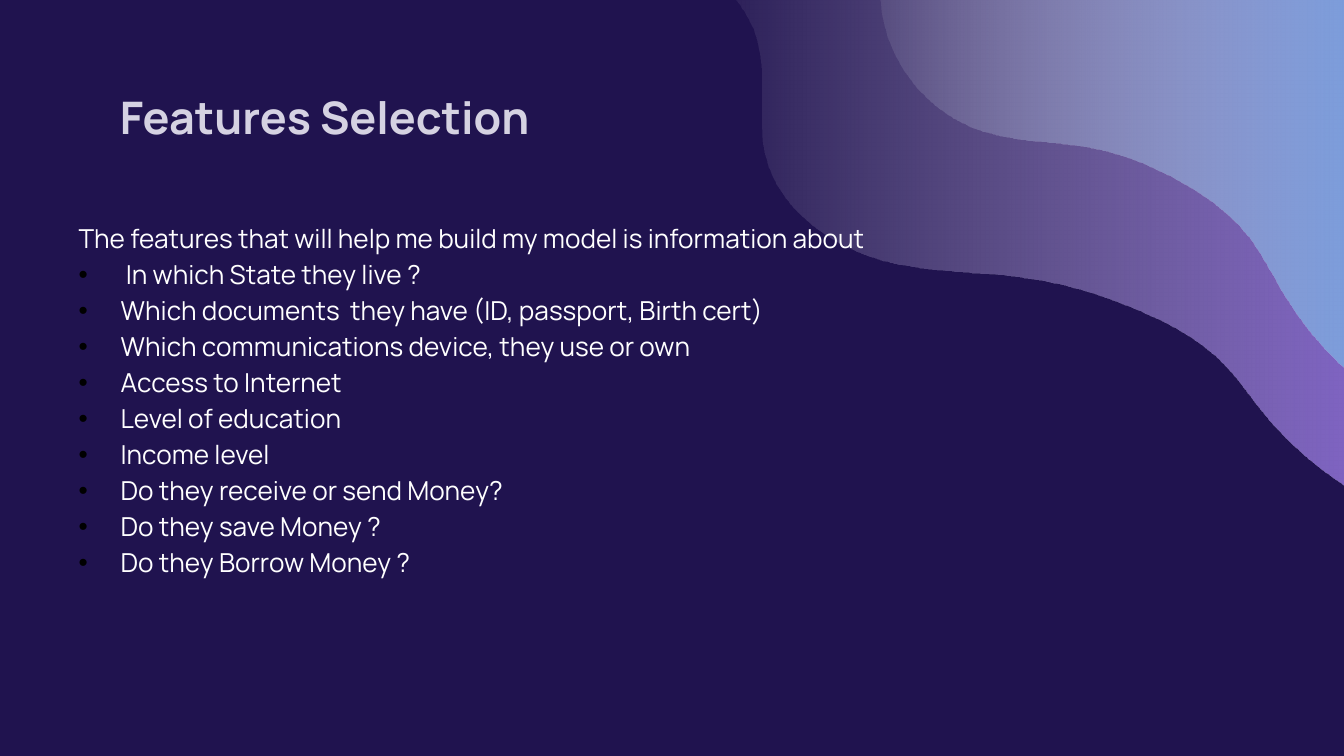
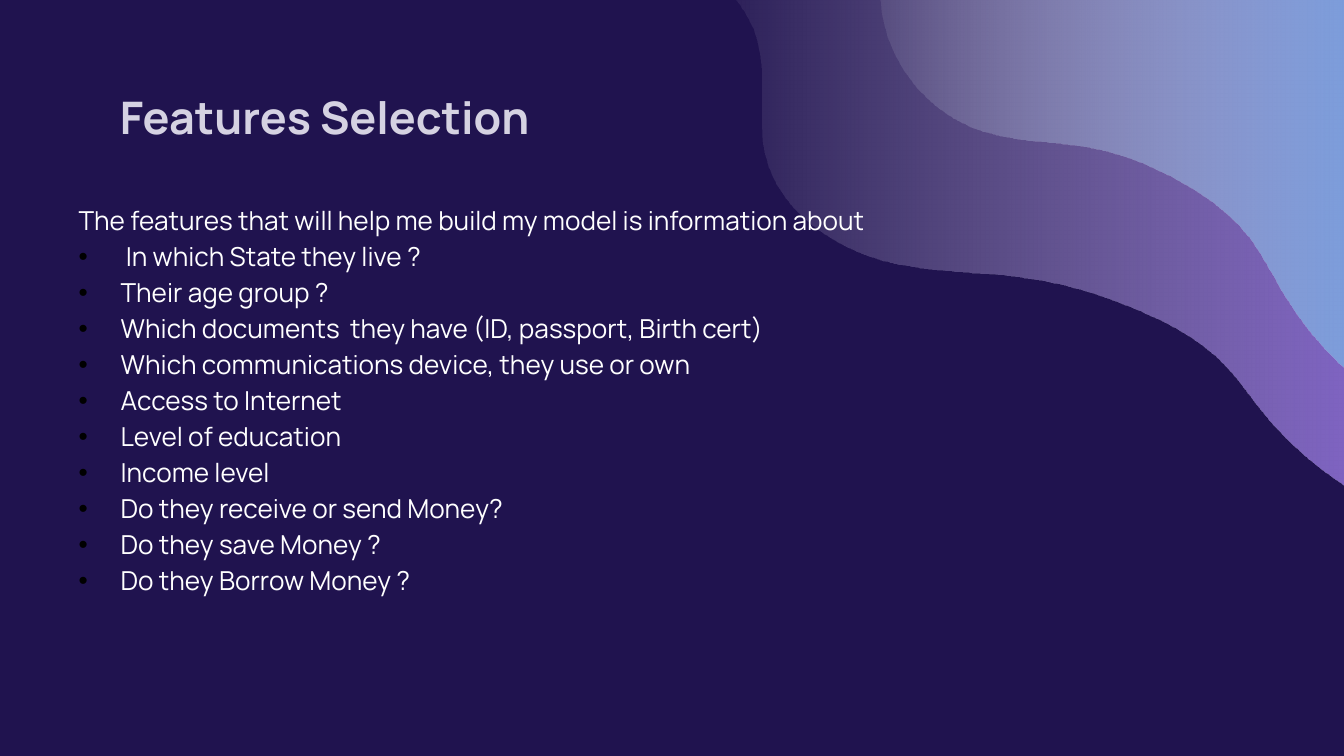
Before and after one commit to VIP509/Finance-Inclusion-1, a slide deck: slide 15 of Pierry Valcin Presentation.pptx. Drawn at 1344x756 pixels with LibreOffice and Linux fonts; fonts in the diff are those of the drawing. Boxes give left, top, right and bottom in pixels: in the first picture for what was removed or moved away, otherwise in the second. Text is boxed around its words. In the diff, an @@ line names an element or a change of style, - is before the commit and + after.

```diff
--- a/Pierry Valcin Presentation.pptx
+++ b/Pierry Valcin Presentation.pptx
@@ subtitle at [121,283,309,309]: paragraph added @@
+• Their age group ?
```
Also in this commit, not shown: 6 other slides changed, 1 slide removed.
